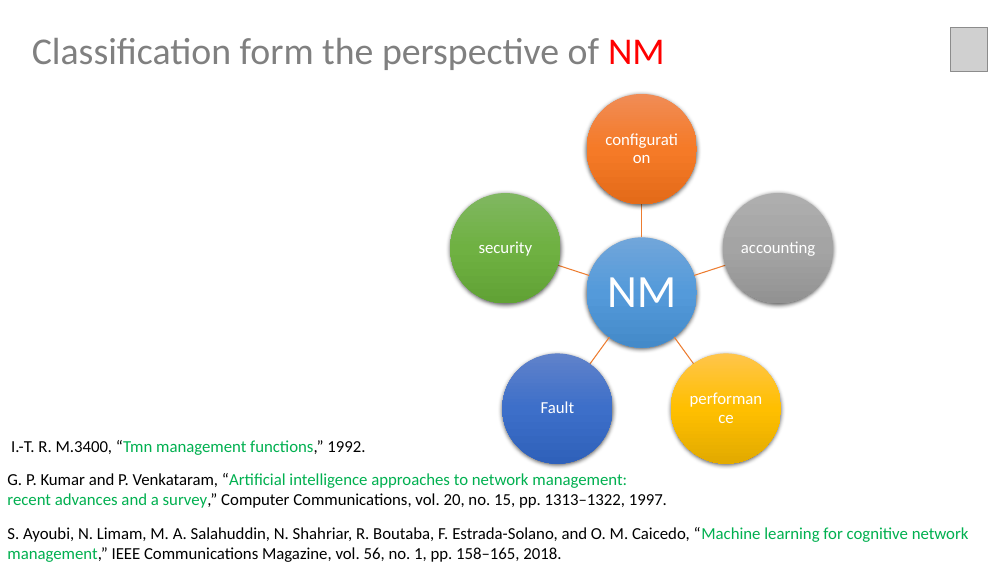
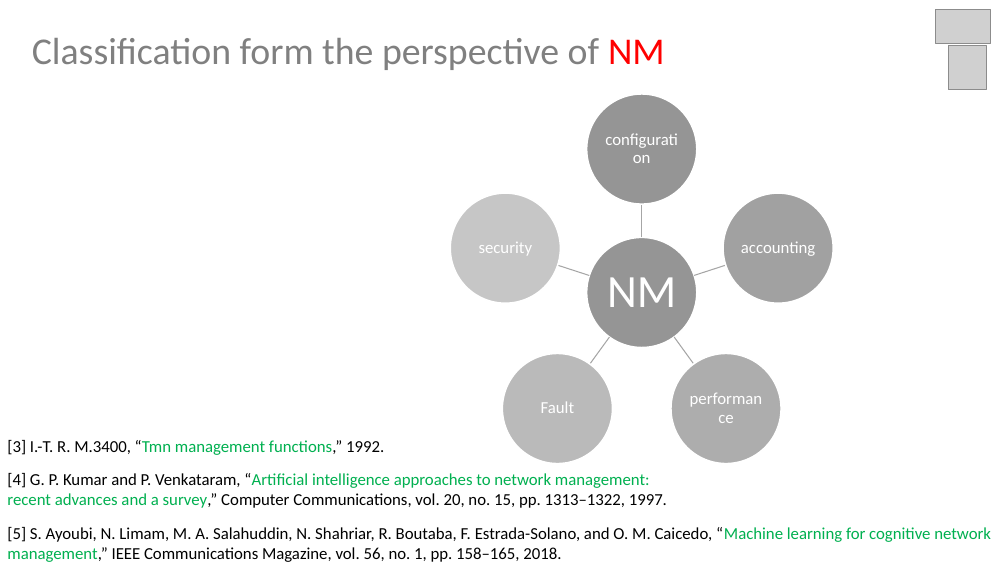
Before and after one commit to sunmapleleaf/AINM, a slide deck: slide 4 of reference/PPT/Initial Survey.pptx. Drawn at 1008x567 pixels with LibreOffice and Linux fonts; fonts in the diff are those of the drawing; grey boxes stand for pictures. Boxes give left, top, right and bottom in pixels: in the first picture for what was removed or moved away, otherwise in the second. Text is boxed around its words. In the diff, an @@ line names an element or a change of style, - is before the commit and + after.

Commit message:
add initial survey PPT

```diff
--- a/reference/PPT/Initial Survey.pptx
+++ b/reference/PPT/Initial Survey.pptx
@@ picture added at [936,10,991,43] @@
@@ picture: place and size @@
-picture at [951,27,988,72]
+picture at [948,45,986,90]
@@ ellipse at [587,94,697,204]: fill gradient #F18C57 to #F67B28 to #E56C19 to #969696; outline none to #FFFFFF 1.5 pt; shadow off @@
@@ ellipse at [451,193,561,303]: fill gradient #81B861 to #6FB242 to #62A336 to #C6C6C6; outline none to #FFFFFF 1.5 pt; shadow off @@
@@ ellipse at [723,193,833,303]: fill gradient #AFAFAF to #A5A5A5 to #939393 to #A2A2A2; outline none to #FFFFFF 1.5 pt; shadow off @@
@@ ellipse at [587,237,697,348]: fill gradient #71A6DB to #559BDB to #448ACA to #969696; outline none to #FFFFFF 1.5 pt; shadow off @@
@@ outline #ED7D31 1 pt to #A6A6A6 1 pt in 5 elements at [640,204,644,237], [694,263,726,277], [673,337,695,365], [589,337,611,365], [558,263,590,277] @@
@@ ellipse at [502,354,613,464]: fill gradient #6183CB to #3E70CA to #3062BB to #BABABA; outline none to #FFFFFF 1.5 pt; shadow off @@
@@ ellipse at [671,354,782,464]: fill gradient #FFC64B to #FFC000 to #E3AB00 to #AEAEAE; outline none to #FFFFFF 1.5 pt; shadow off @@
@@ text at [7,440,384,455]: text changed @@
-I.-T. R. M.3400, “Tmn management functions,” 1992.
+[3] I.-T. R. M.3400, “Tmn management functions,” 1992.
@@ text at [7,473,667,508]: text changed @@
-G. P. Kumar and P. Venkataram, “Artificial intelligence approaches to network management: recent advances and a survey,” Computer Communications, vol. 20, no. 15, pp. 1313–1322, 1997.
+[4] G. P. Kumar and P. Venkataram, “Artificial intelligence approaches to network management: recent advances and a survey,” Computer Communications, vol. 20, no. 15, pp. 1313–1322, 1997.
@@ text at [7,527,991,562]: text changed @@
-S. Ayoubi, N. Limam, M. A. Salahuddin, N. Shahriar, R. Boutaba, F. Estrada-Solano, and O. M. Caicedo, “Machine learning for cognitive network management,” IEEE Communications Magazine, vol. 56, no. 1, pp. 158–165, 2018.
+[5] S. Ayoubi, N. Limam, M. A. Salahuddin, N. Shahriar, R. Boutaba, F. Estrada-Solano, and O. M. Caicedo, “Machine learning for cognitive network management,” IEEE Communications Magazine, vol. 56, no. 1, pp. 158–165, 2018.
```
Also in this commit, not shown: 8 other slides changed, 5 slides added, 3 slides removed, 3 other files.
